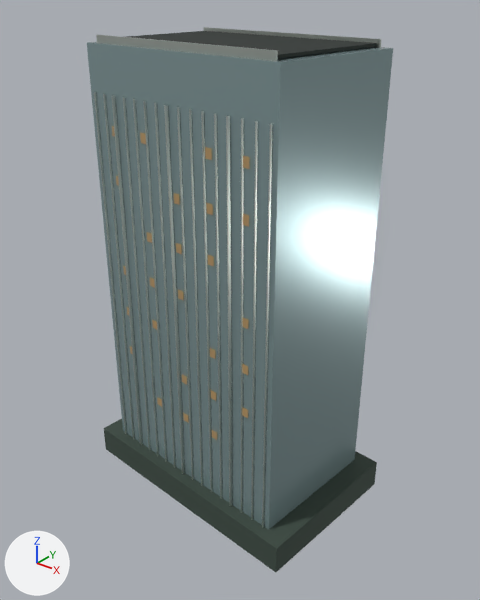
One commit to the Blender file landmarks/assets/youxian-tower.blend: the scene before it, then after it.
Before and after are seen from a 50 mm camera at (75.1, -91.2, 99.0) aimed at (1.8, 0.4, 42.2). The axes (+X, +Y, +Z) are drawn at lower left. The lights are the same throughout. The older version comes first.

Script lines for the objects in view, before the commit:
```python
ob_envelope = bpy.data.objects.new('envelope', me_envelope)
ob_envelope.location = (0.0, 0.0, 0.0)
ob_fins = bpy.data.objects.new('fins', me_fins)
ob_fins.location = (0.0, 0.0, 0.0)
ob_night_windows = bpy.data.objects.new('night_windows', me_night_windows)
ob_night_windows.location = (0.0, 0.0, 0.0)
ob_parapet = bpy.data.objects.new('parapet', me_parapet)
ob_parapet.location = (0.0, 0.0, 0.0)
ob_podium = bpy.data.objects.new('podium', me_podium)
ob_podium.location = (0.0, 0.0, 0.0)
# also in view: 'roof_deck' at (0.1, 0.9, 89.2)
```
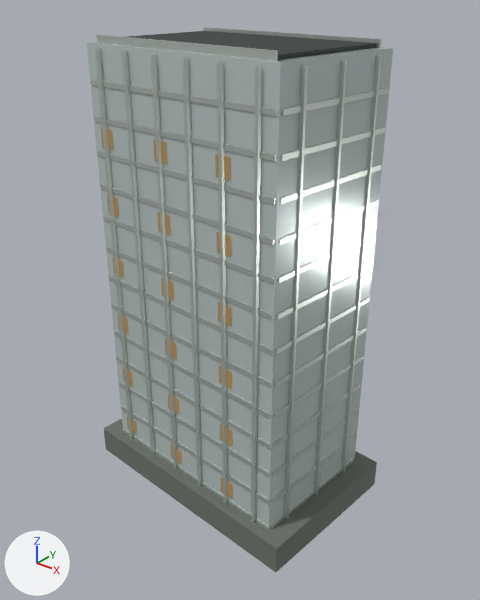
The change, as a diff of the scene's bpy script:
```diff
--- a/landmarks/assets/youxian-tower.blend.py
+++ b/landmarks/assets/youxian-tower.blend.py
@@ mat_glass @@
 mat_glass = principled_material('glass')
-mat_glass.base_color = (0.27, 0.381, 0.392)  # grey #8ea6a8
+mat_glass.base_color = (0.558, 0.644, 0.631)  # light grey #c5d2d0
 mat_glass.metallic = 0.42
-mat_glass.roughness = 0.24
+mat_glass.roughness = 0.16
@@ mat_stone @@
 mat_stone = principled_material('stone')
-mat_stone.base_color = (0.0452, 0.0704, 0.0545)  # greyish green #3c4b42
+mat_stone.base_color = (0.153, 0.175, 0.15)  # grey #6d746c
 mat_stone.metallic = 0.04
@@ me_fins @@
-me_fins.from_pydata(...)  # 768 vertices, 192 faces; spans x -21.8..22.0, y -15.0..16.7, z 1.0..80.6
+me_fins.from_pydata(...)  # 432 vertices, 108 faces; spans x -23.4..23.6, y -15.2..16.9, z 0.5..88.1
+# me_fins part 1: the loose piece of 4 vertices spanning x -7.8, y -12.8..-12.5, z 1.0..80.6 is rebuilt with 4 vertices and now spans x -5.1..-5.0, y -13.4..-12.7, z 0.5..88.1
+# me_fins part 2: the loose piece of 4 vertices spanning x -8.1..-7.8, y -12.8, z 1.0..80.6 is rebuilt with 4 vertices and now spans x -5.0..-4.4, y -12.7, z 0.5..88.1
+# me_fins part 3: the loose piece of 4 vertices spanning x -5.3..-5.1, y -12.7, z 1.0..80.6 is rebuilt with 4 vertices and now spans x -5.1..-4.5, y -13.4, z 0.5..88.1
+# me_fins part 4: the loose piece of 4 vertices spanning x -5.1, y -13.0..-12.7, z 1.0..80.6 is rebuilt with 4 vertices and now spans x -4.5..-4.4, y -13.4..-12.7, z 0.5..88.1
+# me_fins part 5: the loose piece of 4 vertices spanning x 0.4, y -13.5..-13.1, z 1.0..80.6 is rebuilt with 4 vertices and now spans x 2.3, y -14.0..-13.3, z 0.5..88.1
+# me_fins part 6: the loose piece of 4 vertices spanning x 0.2..0.4, y -13.5..-13.4, z 1.0..80.6 is rebuilt with 4 vertices and now spans x 2.3..2.9, y -14.0, z 0.5..88.1
+# me_fins part 7: 165 loose pieces with 660 vertices, spanning x -21.8..22.0, y -15.0..16.7, z 1.0..80.6, are deleted
+# me_fins part 8: 60 vertices removed from x -16.8..-2.3, y -13.5..16.6, z 1.0..80.6; 384 vertices added at x -23.4..23.6, y -15.2..16.9, z 0.5..88.1
+# other edits to the shape of me_fins do not show in these pictures
 me_fins.materials.append(mat_metal)
@@ me_night_windows @@
-me_night_windows.from_pydata(...)  # 208 vertices, 52 faces; spans x -17.6..17.8, y -14.5..16.2, z 19.7..75.3
+me_night_windows.from_pydata(...)  # 144 vertices, 36 faces; spans x -21.0..13.8, y -14.2..16.5, z 7.7..74.6
+# me_night_windows part 9: 44 vertices removed from x 6.2..15.5, y -14.5..-13.7, z 19.7..75.3; 24 vertices added at x 8.4..11.6, y -14.2..-13.9, z 7.7..74.6
+# me_night_windows part 10: 40 vertices removed from x -9.7..-0.4, y -13.2..-12.4, z 19.7..75.3; 24 vertices added at x -6.3..-3.1, y -13.0..-12.7, z 7.7..74.6
+# me_night_windows part 11: 20 vertices removed from x -17.6..-16.2, y -11.9..-11.8, z 28.7..75.3; 24 vertices added at x -21.0..-17.8, y -11.8..-11.5, z 7.7..74.6
+# other edits to the shape of me_night_windows do not show in these pictures
 me_night_windows.materials.append(mat_night)
@@ ob_floor_bands @@
+ob_floor_bands = bpy.data.objects.new('floor_bands', me_floor_bands)  # 1248 vertices, 312 faces; spans x -23.2..23.4, y -15.0..16.7, z 5.9..82.7; in mat_metal (light grey #d5ddd6)
+ob_floor_bands.location = (0.0, 0.0, 0.0)
```

Where the change shows, as pixel boxes [x1, y1, x2, y2] in the pictures (480 x 600 px; the box of a moved part takes in the faces that stretch with it):
'envelope', recoloured, surface changed (grey to light grey): [87, 42, 393, 529] in both
'fins', reshaped: before [94, 92, 273, 527]; after [95, 48, 382, 523]
'floor_bands', added: after [90, 79, 389, 529]
'podium', recoloured (lighter): [104, 419, 377, 572] in both
'night_windows', reshaped (18% taller): before [112, 126, 249, 440]; after [101, 127, 232, 498]
part 1 of me_fins, rebuilt (not visible afterwards): before [144, 101, 167, 461]
part 2 of me_fins, rebuilt (not visible afterwards): before [143, 101, 166, 461]
part 3 of me_fins, rebuilt (not visible before): after [151, 55, 176, 470]
part 4 of me_fins, rebuilt (18% wider, 14% taller): before [155, 103, 176, 467]; after [153, 54, 178, 469]
part 5 of me_fins, rebuilt (not visible afterwards): before [178, 107, 194, 479]
part 6 of me_fins, rebuilt (15% taller): before [177, 107, 193, 479]; after [183, 58, 200, 486]
part 7 of me_fins, deleted: before [94, 92, 273, 527]
part 8 of me_fins, built on: before [154, 103, 185, 474]; after [95, 48, 382, 523]
part 9 of me_night_windows, moved or reshaped: before [205, 147, 249, 440]; after [215, 154, 232, 498]
part 10 of me_night_windows, moved or reshaped: before [140, 132, 188, 422]; after [153, 139, 181, 464]
part 11 of me_night_windows, moved or reshaped: before [112, 126, 132, 354]; after [101, 127, 137, 435]
